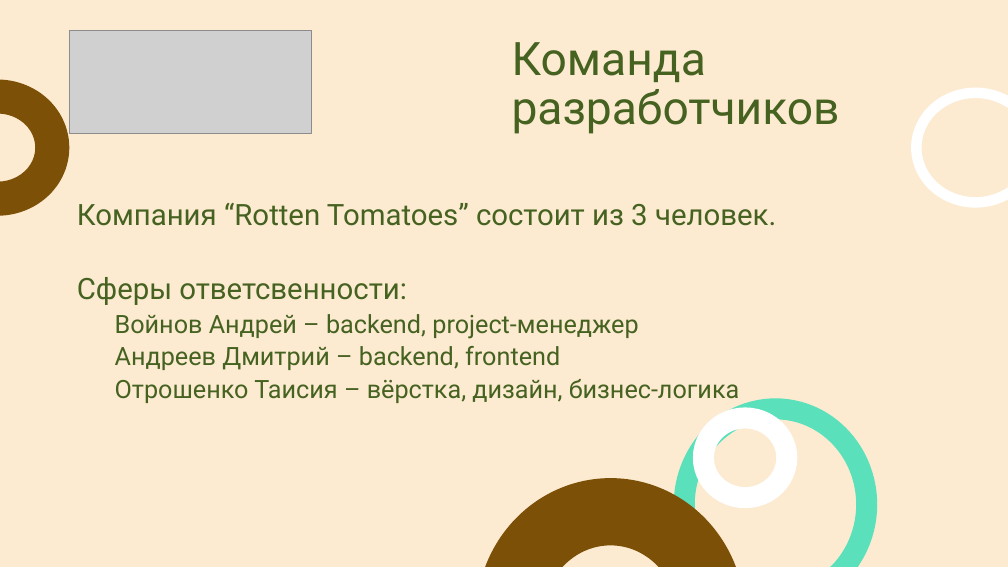
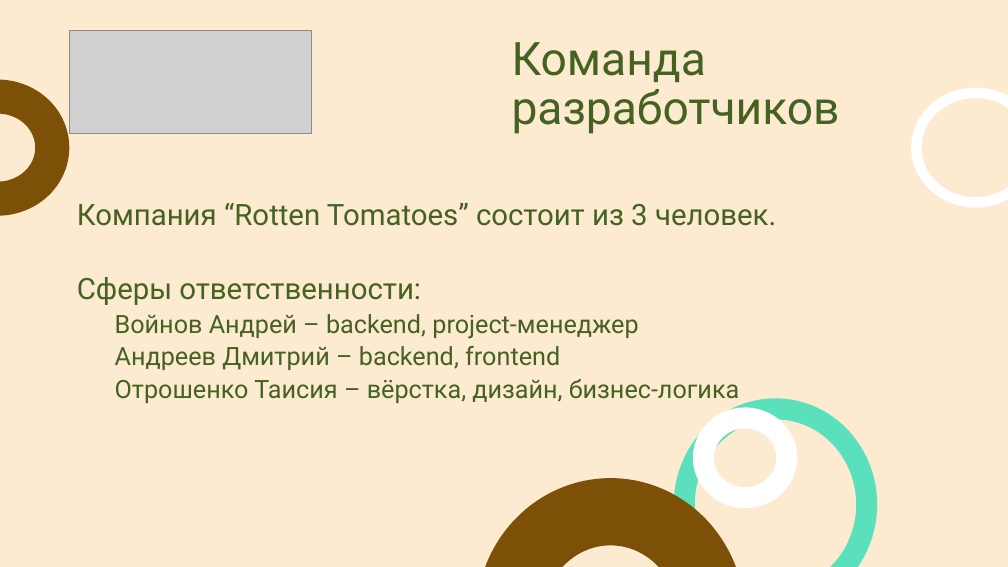
Before and after one commit to TaisiaOtroshenko/Html_CSS_referal, a slide deck: slide 10 of html_css_site/Grocery-store/Sundress.pptx. Drawn at 1008x567 pixels with LibreOffice and Linux fonts; fonts in the diff are those of the drawing; grey boxes stand for pictures. Boxes give left, top, right and bottom in pixels: in the first picture for what was removed or moved away, otherwise in the second. Text is boxed around its words. In the diff, an @@ line names an element or a change of style, - is before the commit and + after.

```diff
--- a/html_css_site/Grocery-store/Sundress.pptx
+++ b/html_css_site/Grocery-store/Sundress.pptx
@@ text at (77,277,421,305): text changed @@
-Сферы ответсвенности:
+Сферы ответственности:
```
Also in this commit, not shown: 5 other slides changed.
